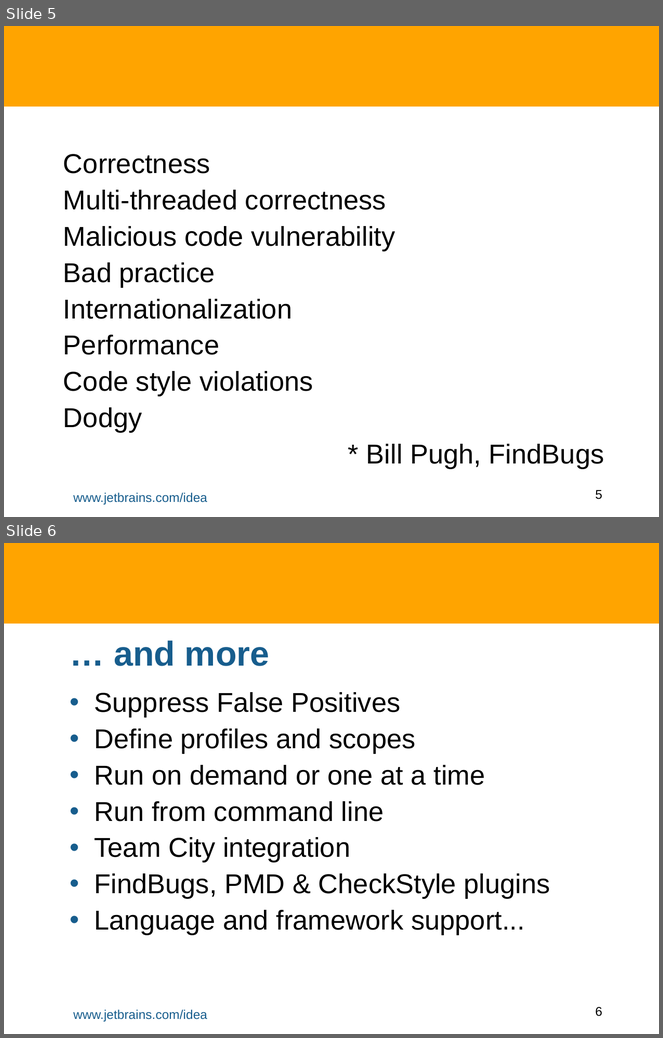
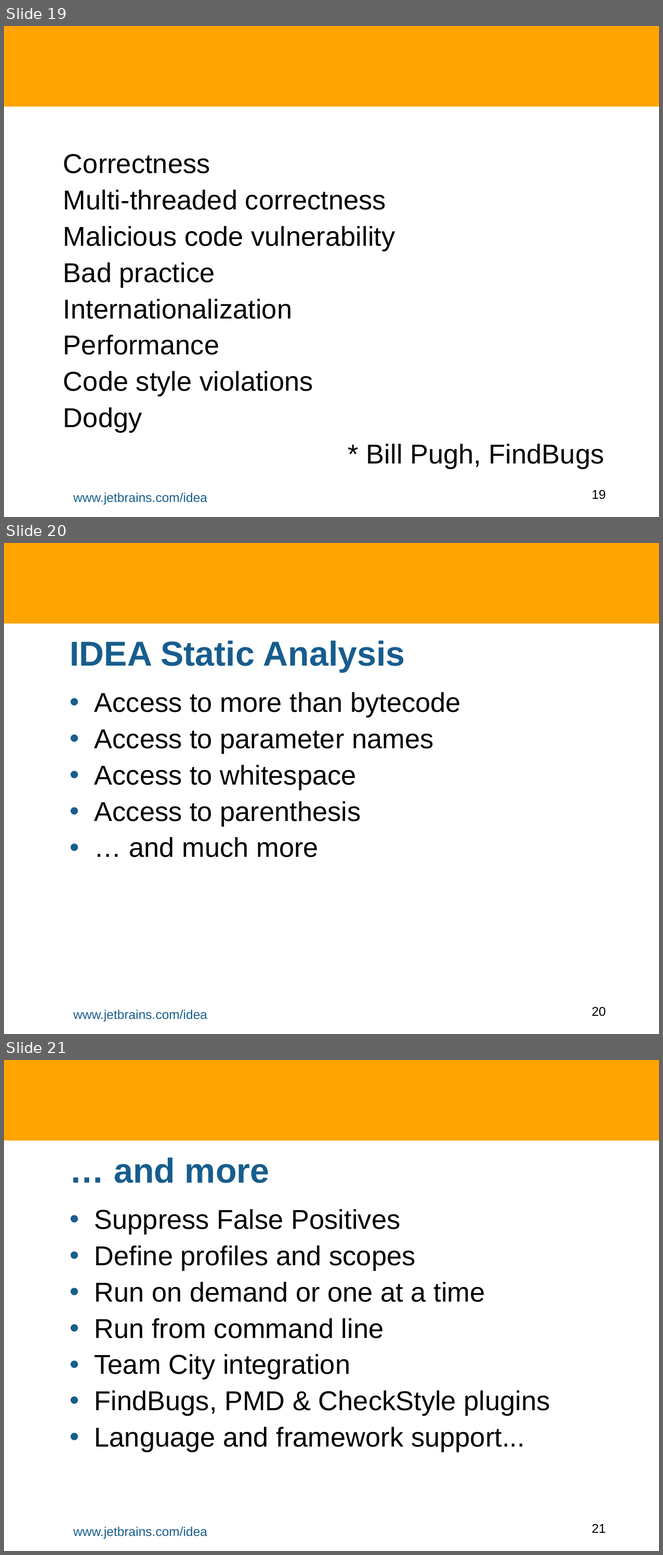
Before and after one commit to HamletDRC/presentations, a slide deck: staticanalysis/StaticAnalysisAndASTTransforms.odp. Shown one above the other, each under a label of ours: slides 5 and 6 before the commit, slides 19, 20 and 21 after it. The pictures are 663x1038 and 663x1555 pixels, drawn with LibreOffice and Linux fonts; fonts in the diff are those of the drawing; background and template pictures are left out. Boxes give left, top, right and bottom in pixels: in the first picture for what was removed or moved away, otherwise in the second. Text is boxed around its words. In the diff, an @@ line names an element or a change of style, - is before the commit and + after.

```diff
--- a/staticanalysis/StaticAnalysisAndASTTransforms.odp
+++ b/staticanalysis/StaticAnalysisAndASTTransforms.odp
@@ slide 20 added at [4,543,659,1034], background #FFFFFF; not listed: 3 template elements that a slide beside it also shows @@
@@ title added at [70,640,405,672], 38 pt, text #175D8D, bold @@
+IDEA Static Analysis
@@ text added at [94,692,461,858], 30 pt, text #000000 @@
+• Access to more than bytecode
+• Access to parameter names
+• Access to whitespace
+• Access to parenthesis
+• … and much more
@@ what was slide 5 is now slide 19 @@
@@ page number at [592,490,606,500]: text changed @@
-5
+19
@@ what was slide 6 is now slide 21 @@
@@ page number at [592,1524,606,1533]: text changed @@
-6
+21
```
Also in this commit, not shown: 6 slides changed, 16 other slides added, 2 slides removed, 8 other files.
